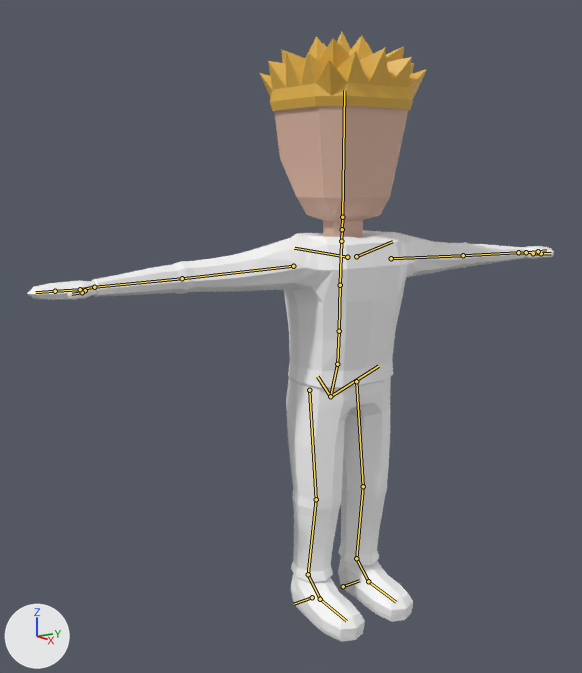
An edit to the Blender file Models/Character.blend, drawn before and after from the same camera.
Camera for both pictures: a 50 mm camera at (2.13, -1.63, 1.51) aimed at (0.06, -0.24, 1.0). Lighting does not change. The marker at lower left points along +X, +Y and +Z. The bones that bend it are drawn over the model as lines.

In view in the first picture: 'Hair', 'Hands', 'Head', 'Outfit', 'Shoes'.
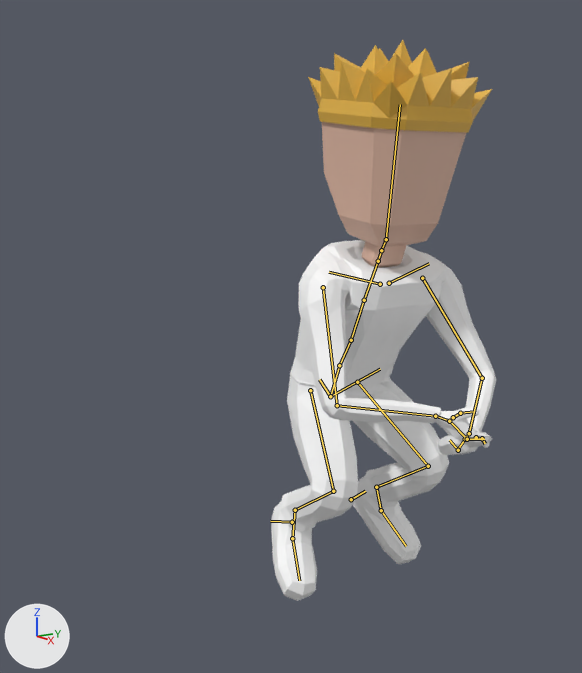
The newer file adds an action. The first version stands in its rest pose; the second is drawn at frame 0 of the action 'BroomPose'.

Pixel boxes (x1, y1, x2, y2) of what changed, in the pictures (582 x 673 px):
'Outfit', posed (50% narrower, 17% shorter)
    before: (91, 230, 526, 582)
    after: (280, 240, 496, 532)
'Head', posed (7% wider, 11% taller)
    before: (274, 106, 408, 238)
    after: (322, 122, 466, 268)
'Hair', posed (10% wider, 16% taller)
    before: (260, 32, 427, 112)
    after: (308, 40, 492, 133)
'Shoes', posed
    before: (291, 557, 413, 642)
    after: (271, 477, 421, 601)
'Hands', posed (89% narrower, 11% shorter)
    before: (27, 246, 554, 300)
    after: (436, 407, 492, 455)
bone 'spine', root to tip
    before: (330, 396) to (337, 364)
    after: (330, 396) to (339, 365)
bone 'spine.001', root to tip
    before: (337, 364) to (339, 331)
    after: (339, 365) to (351, 340)
bone 'spine.002', root to tip
    before: (339, 331) to (340, 285)
    after: (351, 340) to (364, 300)
bone 'spine.006', root to tip
    before: (342, 217) to (344, 90)
    after: (386, 239) to (400, 104)
bone 'upper_arm.L', root to tip
    before: (391, 258) to (463, 255)
    after: (422, 278) to (482, 378)
bone 'forearm.L', root to tip
    before: (463, 255) to (518, 252)
    after: (482, 378) to (469, 433)
bone 'hand.L', root to tip
    before: (518, 252) to (526, 253)
    after: (469, 433) to (464, 439)
bone 'f_middle.01.L', root to tip
    before: (538, 251) to (546, 250)
    after: (458, 450) to (449, 440)
bone 'upper_arm.R', root to tip
    before: (293, 266) to (182, 278)
    after: (323, 287) to (337, 405)
bone 'forearm.R', root to tip
    before: (182, 278) to (94, 287)
    after: (337, 405) to (435, 416)
bone 'hand.R', root to tip
    before: (94, 287) to (79, 289)
    after: (435, 416) to (450, 421)
bone 'thumb.01.R', root to tip
    before: (85, 290) to (82, 292)
    after: (453, 417) to (460, 413)
bone 'palm.02.R', root to tip
    before: (80, 289) to (55, 291)
    after: (449, 421) to (467, 439)
bone 'f_middle.01.R', root to tip
    before: (55, 291) to (35, 292)
    after: (467, 439) to (484, 439)
bone 'thigh.L', root to tip
    before: (356, 381) to (363, 486)
    after: (357, 382) to (428, 466)
bone 'shin.L', root to tip
    before: (363, 486) to (356, 558)
    after: (428, 466) to (376, 487)
bone 'foot.L', root to tip
    before: (356, 558) to (368, 581)
    after: (376, 487) to (381, 510)
bone 'thigh.R', root to tip
    before: (309, 390) to (316, 499)
    after: (310, 390) to (333, 491)
bone 'shin.R', root to tip
    before: (316, 499) to (308, 574)
    after: (333, 491) to (295, 510)
bone 'foot.R', root to tip
    before: (308, 574) to (320, 599)
    after: (295, 510) to (292, 538)

The change, as a diff of the scene's bpy script:
```diff
--- a/Models/Character.blend.py
+++ b/Models/Character.blend.py
@@ bone_spine @@
 bone_spine = bpy.data.objects['metarig'].pose.bones['spine']
-bone_spine.rotation_quaternion = (1.0, 0.0, 0.0, 0.0)  # degrees (0, 0, 0)
+bone_spine.rotation_quaternion = (0.999, 0.042, 0.0, 0.0)  # degrees (5, 0, 0)
@@ bone_spine_001 @@
 bone_spine_001 = bpy.data.objects['metarig'].pose.bones['spine.001']  # child of 'spine'
-bone_spine_001.rotation_quaternion = (1.0, 0.0, 0.0, 0.0)  # degrees (0, 0, 0)
+bone_spine_001.rotation_quaternion = (0.978, 0.21, 0.0, 0.0)  # degrees (24, 0, 0)
@@ bone_spine_002 @@
 bone_spine_002 = bpy.data.objects['metarig'].pose.bones['spine.002']  # child of 'spine.001'
-bone_spine_002.rotation_quaternion = (1.0, 0.0, 0.0, 0.0)  # degrees (0, 0, 0)
+bone_spine_002.rotation_quaternion = (0.999, -0.045, 0.0, 0.0)  # degrees (-5, 0, 0)
@@ bone_spine_006 @@
 bone_spine_006 = bpy.data.objects['metarig'].pose.bones['spine.006']  # child of 'spine.005'
-bone_spine_006.rotation_quaternion = (1.0, 0.0, 0.0, 0.0)  # degrees (0, 0, 0)
+bone_spine_006.rotation_quaternion = (0.989, -0.148, 0.0, 0.0)  # degrees (-17, 0, 0)
@@ bone_upper_arm_l @@
 bone_upper_arm_l = bpy.data.objects['metarig'].pose.bones['upper_arm.L']  # child of 'shoulder.L'
-bone_upper_arm_l.rotation_quaternion = (1.0, 0.0, 0.0, 0.0)  # degrees (0, 0, 0)
+bone_upper_arm_l.rotation_quaternion = (0.723, 0.434, -0.271, -0.464)  # degrees (62, 1, -65)
@@ bone_forearm_l @@
 bone_forearm_l = bpy.data.objects['metarig'].pose.bones['forearm.L']  # child of 'upper_arm.L'
-bone_forearm_l.rotation_quaternion = (1.0, 0.0, 0.0, 0.0)  # degrees (0, 0, 0)
+bone_forearm_l.rotation_quaternion = (0.777, -0.055, -0.359, -0.515)  # degrees (21, -38, -74)
@@ bone_hand_l @@
 bone_hand_l = bpy.data.objects['metarig'].pose.bones['hand.L']  # child of 'forearm.L'
-bone_hand_l.rotation_quaternion = (1.0, 0.0, 0.0, 0.0)  # degrees (0, 0, 0)
+bone_hand_l.rotation_quaternion = (0.992, 0.0, 0.0, -0.129)  # degrees (0, 0, -15)
@@ bone_f_middle_01_l @@
 bone_f_middle_01_l = bpy.data.objects['metarig'].pose.bones['f_middle.01.L']  # child of 'palm.02.L'
-bone_f_middle_01_l.rotation_quaternion = (1.0, 0.0, 0.0, 0.0)  # degrees (0, 0, 0)
+bone_f_middle_01_l.rotation_quaternion = (0.862, 0.507, 0.0, 0.0)  # degrees (61, 0, 0)
@@ bone_upper_arm_r @@
 bone_upper_arm_r = bpy.data.objects['metarig'].pose.bones['upper_arm.R']  # child of 'shoulder.R'
-bone_upper_arm_r.rotation_quaternion = (1.0, 0.0, 0.0, 0.0)  # degrees (0, 0, 0)
+bone_upper_arm_r.rotation_quaternion = (0.724, 0.426, 0.288, 0.459)  # degrees (62, 2, 66)
@@ bone_forearm_r @@
 bone_forearm_r = bpy.data.objects['metarig'].pose.bones['forearm.R']  # child of 'upper_arm.R'
-bone_forearm_r.rotation_quaternion = (1.0, 0.0, 0.0, 0.0)  # degrees (0, 0, 0)
+bone_forearm_r.rotation_quaternion = (0.733, 0.089, 0.3, 0.604)  # degrees (31, 19, 84)
@@ bone_hand_r @@
 bone_hand_r = bpy.data.objects['metarig'].pose.bones['hand.R']  # child of 'forearm.R'
-bone_hand_r.rotation_quaternion = (1.0, 0.0, 0.0, 0.0)  # degrees (0, 0, 0)
+bone_hand_r.rotation_quaternion = (0.99, 0.0, 0.0, -0.143)  # degrees (0, 0, -16)
@@ bone_thumb_01_r @@
 bone_thumb_01_r = bpy.data.objects['metarig'].pose.bones['thumb.01.R']  # child of 'hand.R'
-bone_thumb_01_r.rotation_quaternion = (1.0, 0.0, 0.0, 0.0)  # degrees (0, 0, 0)
+bone_thumb_01_r.rotation_quaternion = (0.983, 0.0, 0.0, -0.181)  # degrees (0, 0, -21)
@@ bone_palm_02_r @@
 bone_palm_02_r = bpy.data.objects['metarig'].pose.bones['palm.02.R']  # child of 'hand.R'
 bone_palm_02_r.rotation_mode = 'YXZ'
-bone_palm_02_r.rotation_euler = (0.0, 0.0, 0.0)  # degrees (0, 0, 0)
+bone_palm_02_r.rotation_euler = (-0.419, 0.0, 0.0)  # degrees (-24, 0, 0)
@@ bone_f_middle_01_r @@
 bone_f_middle_01_r = bpy.data.objects['metarig'].pose.bones['f_middle.01.R']  # child of 'palm.02.R'
-bone_f_middle_01_r.rotation_quaternion = (1.0, 0.0, 0.0, 0.0)  # degrees (0, 0, 0)
+bone_f_middle_01_r.rotation_quaternion = (0.909, 0.417, 0.0, 0.0)  # degrees (49, 0, 0)
@@ bone_thigh_l @@
 bone_thigh_l = bpy.data.objects['metarig'].pose.bones['thigh.L']  # child of 'spine'
-bone_thigh_l.rotation_quaternion = (1.0, 0.0, 0.0, 0.0)  # degrees (0, 0, 0)
+bone_thigh_l.rotation_quaternion = (0.908, -0.406, -0.027, -0.099)  # degrees (-48, -7, -9)
@@ bone_shin_l @@
 bone_shin_l = bpy.data.objects['metarig'].pose.bones['shin.L']  # child of 'thigh.L'
-bone_shin_l.rotation_quaternion = (1.0, 0.0, 0.0, 0.0)  # degrees (0, 0, 0)
+bone_shin_l.rotation_quaternion = (0.679, 0.734, 0.0, 0.0)  # degrees (94, 0, 0)
@@ bone_foot_l @@
 bone_foot_l = bpy.data.objects['metarig'].pose.bones['foot.L']  # child of 'shin.L'
-bone_foot_l.rotation_quaternion = (1.0, 0.0, 0.0, 0.0)  # degrees (0, 0, 0)
+bone_foot_l.rotation_quaternion = (0.997, -0.073, 0.0, 0.0)  # degrees (-8, 0, 0)
@@ bone_thigh_r @@
 bone_thigh_r = bpy.data.objects['metarig'].pose.bones['thigh.R']  # child of 'spine'
-bone_thigh_r.rotation_quaternion = (1.0, 0.0, 0.0, 0.0)  # degrees (0, 0, 0)
+bone_thigh_r.rotation_quaternion = (0.91, -0.389, 0.022, 0.14)  # degrees (-45, 9, 14)
@@ bone_shin_r @@
 bone_shin_r = bpy.data.objects['metarig'].pose.bones['shin.R']  # child of 'thigh.R'
-bone_shin_r.rotation_quaternion = (1.0, 0.0, 0.0, 0.0)  # degrees (0, 0, 0)
+bone_shin_r.rotation_quaternion = (0.689, 0.724, 0.026, -0.025)  # degrees (93, 4, 0)
@@ bone_foot_r @@
 bone_foot_r = bpy.data.objects['metarig'].pose.bones['foot.R']  # child of 'shin.R'
-bone_foot_r.rotation_quaternion = (1.0, 0.0, 0.0, 0.0)  # degrees (0, 0, 0)
+bone_foot_r.rotation_quaternion = (0.992, -0.129, 0.0, 0.0)  # degrees (-15, 0, 0)
```
